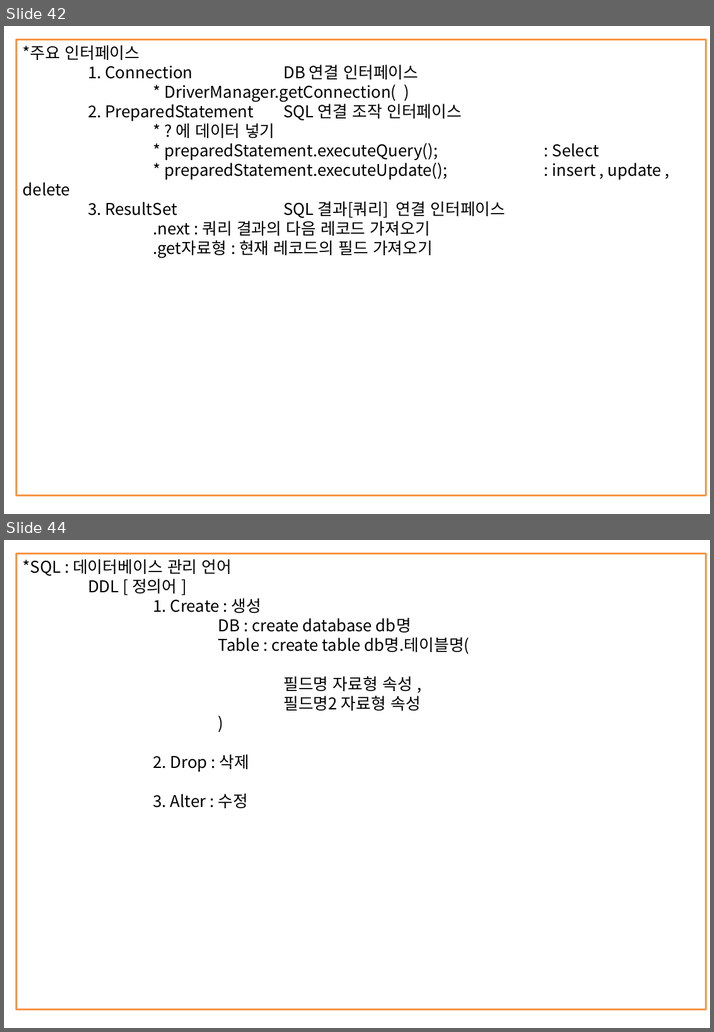
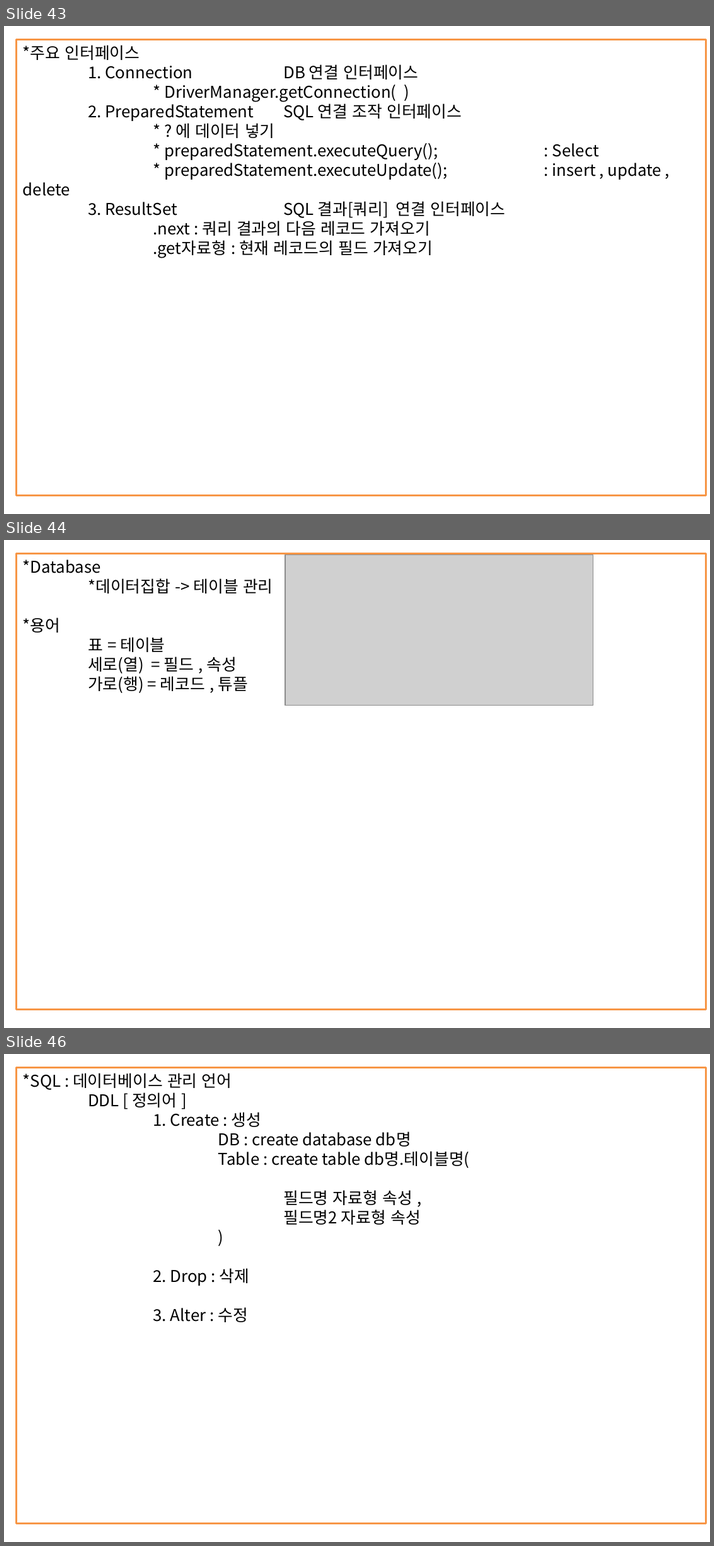
Before and after one commit to itdanja/web_ezen_1, a slide deck: java1/src/정리함/JAVA정리.pptx. Shown one above the other, each under a label of ours: slides 42 and 44 before the commit, slides 43, 44 and 46 after it; the slides between them are not shown. The pictures are 714x1032 and 714x1546 pixels, drawn with LibreOffice and Linux fonts; fonts in the diff are those of the drawing; grey boxes stand for pictures. Boxes give left, top, right and bottom in pixels: in the first picture for what was removed or moved away, otherwise in the second. Text is boxed around its words. In the diff, an @@ line names an element or a change of style, - is before the commit and + after.

```diff
--- a/java1/src/정리함/JAVA정리.pptx
+++ b/java1/src/정리함/JAVA정리.pptx
@@ slide 44 added at box(4, 540, 710, 1028), background #FFFFFF @@
@@ rectangle added at box(17, 554, 706, 1011), outline #F79646 2 pt, 18 pt, text #000000 @@
+*Database
+*데이터집합 -> 테이블 관리
+*용어
+표 = 테이블
+세로(열) = 필드 , 속성
+가로(행) = 레코드 , 튜플
@@ picture added at box(285, 555, 592, 706) @@
@@ what was slide 42 is now slide 43 @@
@@ what was slide 44 is now slide 46 @@
```
Also in this commit, not shown: 5 slides changed, 2 other slides added, 1 other file.
